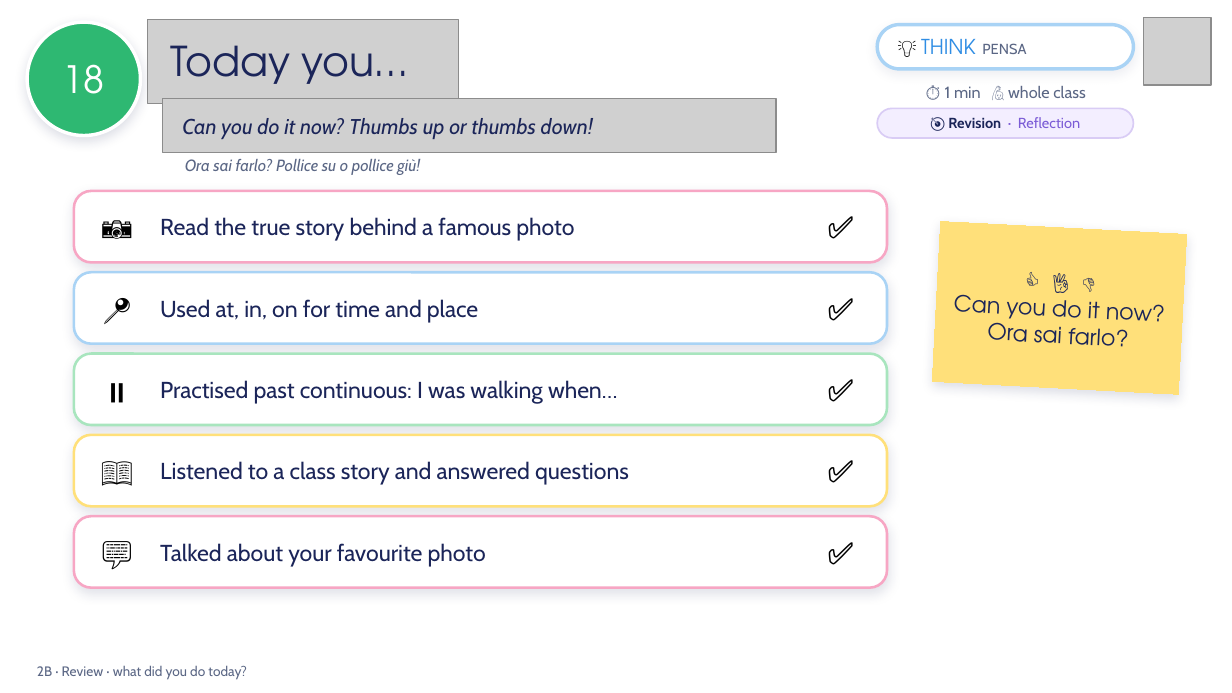
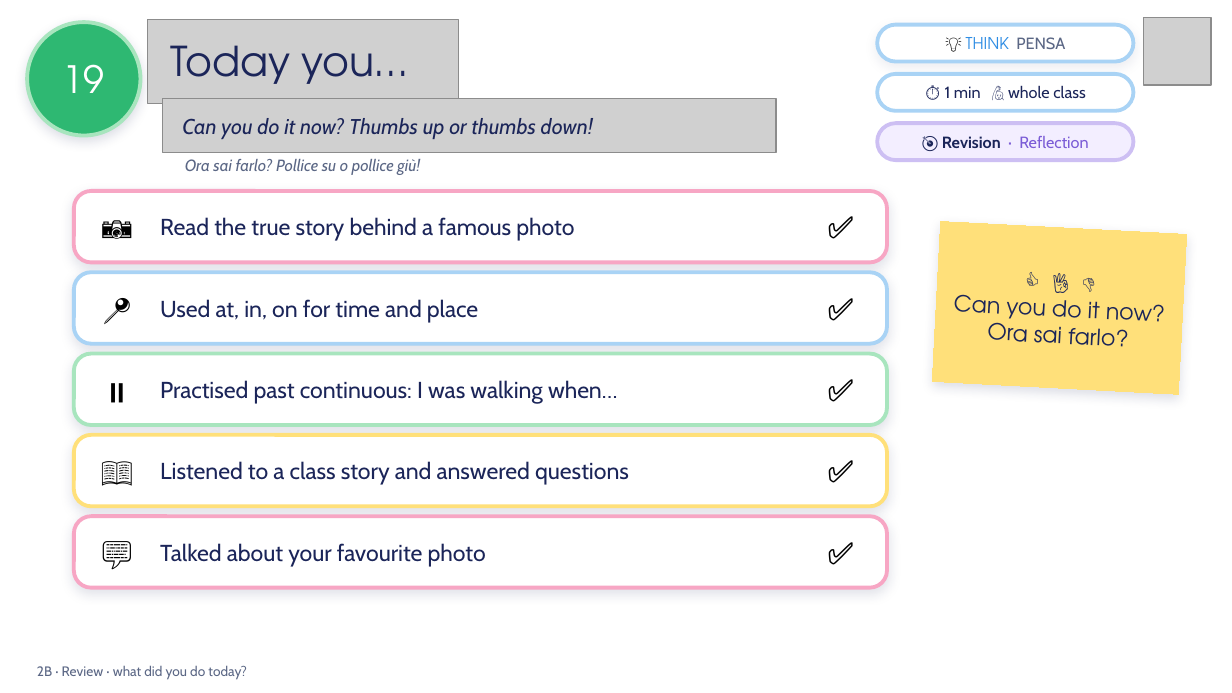
Before and after one commit to londonlanguageschool/Bagheria-, a slide deck: slide 19 of materials/A2/A2_2B_Thats_me_in_the_picture_v3.pptx (slide 18 before the commit). Drawn at 1232x693 pixels with LibreOffice and Linux fonts; fonts in the diff are those of the drawing; grey boxes stand for pictures; background and template pictures are left out. Boxes give left, top, right and bottom in pixels: in the first picture for what was removed or moved away, otherwise in the second. Text is boxed around its words. In the diff, an @@ line names an element or a change of style, - is before the commit and + after.

```diff
--- a/materials/A2/A2_2B_Thats_me_in_the_picture_v3.pptx
+++ b/materials/A2/A2_2B_Thats_me_in_the_picture_v3.pptx
@@ ellipse "19" at bbox=[27, 22, 140, 136]: outline #FFFFFF 2 pt to #A8E5BE 2.25 pt @@
@@ rounded rectangle "💡 THINK PENSA": place and size @@
-rounded rectangle "💡 THINK PENSA" at bbox=[877, 25, 1133, 69]
+rounded rectangle "💡 THINK PENSA" at bbox=[877, 25, 1133, 62]
@@ rounded rectangle "💡 THINK PENSA" at bbox=[877, 25, 1133, 62]: size 11 to 9.5 pt in "💡"; size 12 to 9.5 pt in "THINK"; size 8.5 to 9.5 pt in "PENSA"; alignment left to centre; outline #A9D3F5 2 pt to #A9D3F5 2.25 pt @@
@@ text in ellipse at bbox=[63, 64, 105, 93]: text changed @@
-18
+19
@@ rounded rectangle "⏱ 1 min 🙋 whole ...": place and size @@
-rounded rectangle "⏱ 1 min 🙋 whole ..." at bbox=[945, 86, 1085, 98]
+rounded rectangle "⏱ 1 min 🙋 whole ..." at bbox=[877, 74, 1133, 111]
@@ rounded rectangle "⏱ 1 min 🙋 whole ..." at bbox=[877, 74, 1133, 111]: text colour #5B6785 to #1B2559; fill none to #FFFFFF; outline none to #A9D3F5 2.25 pt @@
@@ rounded rectangle "🎯 Revision · Reflection": place and size @@
-rounded rectangle "🎯 Revision · Reflection" at bbox=[877, 108, 1133, 138]
+rounded rectangle "🎯 Revision · Reflection" at bbox=[877, 123, 1133, 160]
@@ rounded rectangle "🎯 Revision · Reflection" at bbox=[877, 123, 1133, 160]: size 8.5 to 9.5 pt; outline #D9CCF5 1 pt to #CDBFF3 2.25 pt; proportions changed @@
```
Also in this commit, not shown: 17 other slides changed, 3 slides added, 1 slide removed, 24 other files.
